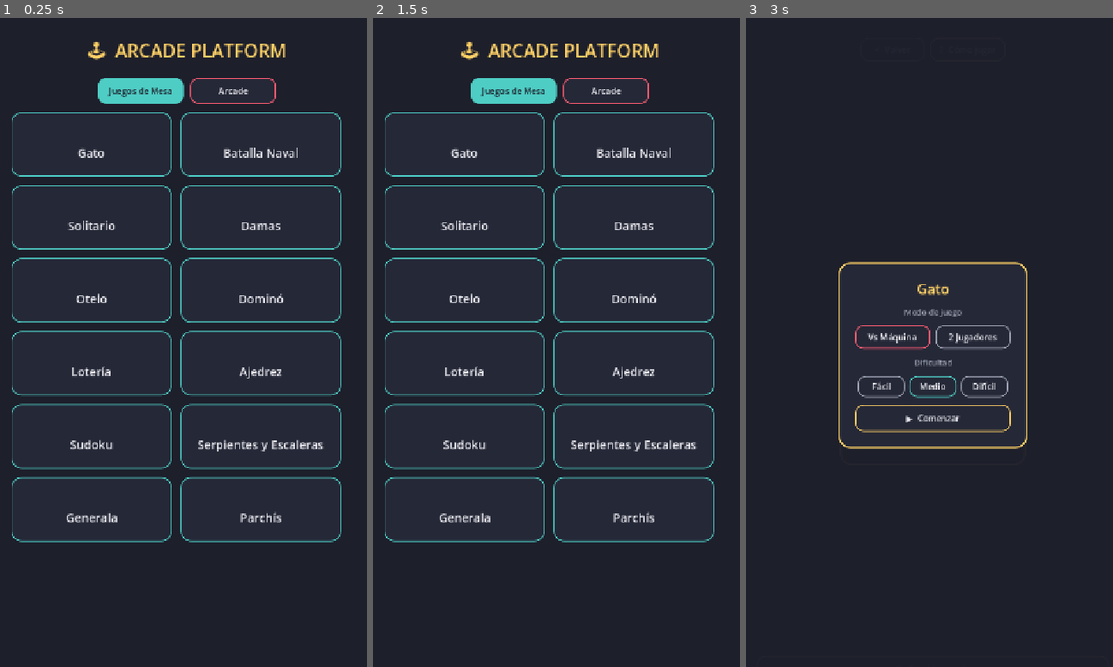
Above: before the commit, frames 1-3 (left to right).
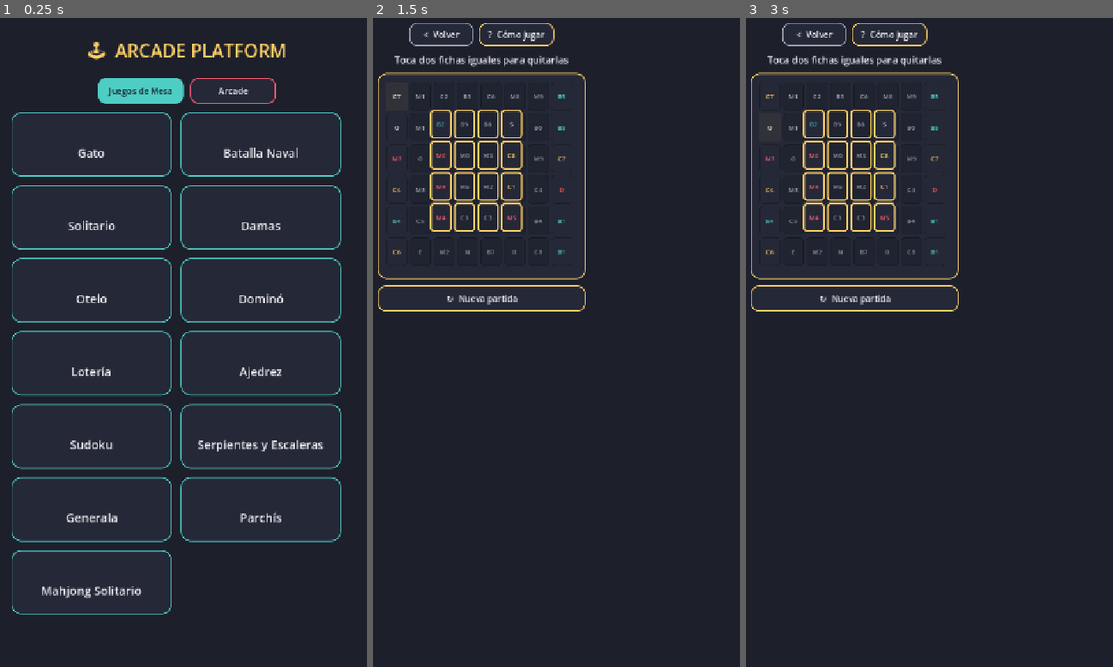
Above: after the commit, the same moments.

Repository: jfrodriguezva/Arcade
Game: Godot game, scene res://core/scenes/hub.tscn
The game is run twice, just before and just after one commit, with the same random seed, the same clock (stepped at 60 frames per second) and the same inputs.
Inputs (mouse positions are in pixels of both pictures, inside the frame that each line leads up to):
- Up to frame 1 (0.25 s): no input
- Up to frame 2 (1.5 s): click (464, 582) at 0.5 s, where only the run after the commit has a clickable "Mahjong Solitario"; click (398, 95) at 1.25 s, where only the run after the commit has a clickable "C7"
- Up to frame 3 (3 s): click (936, 95) at 2 s, where only the run after the commit has a clickable "B5"; click (771, 128) at 2.75 s, where only the run after the commit has a clickable "O"

The runs differ from the first frame. In frame 1, 0.5% of the frame differs, in the area x 3-47%, y 82-92%; in frame 2, 10%, in the area x 1-93%, y 0-81%; in frame 3, 6.2%.

Commit message:
Mahjong Solitario
Version de 2 capas (base 8x6 + capa elevada 4x4 en el centro) en vez
de la piramide completa de 5 niveles, para mantener la mecanica real
de "ficha cubierta / lado libre" sin la complejidad geometrica del
tablero clasico completo. 32 tipos de ficha (Bambu, Circulo,
Caracter 1-9, Vientos, Dragon Rojo) x2 copias = 64 fichas.

Una ficha se puede tomar si no tiene nada encima y al menos un lado
(izquierdo o derecho) esta libre. Detecta cuando ya no hay
movimientos posibles.

Logica de cobertura/apertura validada con pruebas automatizadas
antes de subir.

Co-Authored-By: Claude Sonnet 5 <noreply@anthropic.com>

Diff:
--- a/core/autoload/game_manager.gd
+++ b/core/autoload/game_manager.gd
@@ -88,6 +88,13 @@
 		"scene": "res://games/board/parchis/parchis.tscn",
 		"enabled": true,
 	},
+	{
+		"id": "mahjong",
+		"title": "Mahjong Solitario",
+		"category": "mesa",
+		"scene": "res://games/board/mahjong/mahjong.tscn",
+		"enabled": true,
+	},
 ]
 
 var current_game_id: String = ""
--- /dev/null
+++ b/games/board/mahjong/mahjong.gd
@@ -0,0 +1,271 @@
+extends Control
+## Mahjong Solitario (parejas). Dos capas: una base de 8x6 y una capa
+## elevada de 4x4 en el centro que la cubre. Una ficha se puede tomar
+## si no tiene nada encima y al menos uno de sus lados (izquierda o
+## derecha) está libre — igual que el Mahjong solitario clásico, en
+## versión de 2 niveles en vez de la pirámide completa de 5.
+
+const GAME_ID := "mahjong"
+const COLS := 8
+const ROWS := 6
+const CELL_W := 44
+const CELL_H := 58
+
+const KINDS := [
+	"Bambú 1", "Bambú 2", "Bambú 3", "Bambú 4", "Bambú 5", "Bambú 6", "Bambú 7", "Bambú 8", "Bambú 9",
+	"Círculo 1", "Círculo 2", "Círculo 3", "Círculo 4", "Círculo 5", "Círculo 6", "Círculo 7", "Círculo 8", "Círculo 9",
+	"Carácter 1", "Carácter 2", "Carácter 3", "Carácter 4", "Carácter 5", "Carácter 6", "Carácter 7", "Carácter 8", "Carácter 9",
+	"Norte", "Sur", "Este", "Oeste",
+	"Dragón Rojo",
+]
+
+const HELP_TEXT := "Encuentra y toca dos fichas iguales para quitarlas del tablero.
+
+Solo puedes tomar una ficha si:
+- No tiene otra ficha encima (las de la capa elevada, con borde amarillo, tapan a las de abajo).
+- Al menos uno de sus lados, izquierdo o derecho, está libre (sin ficha contigua en esa capa).
+
+Si te quedas sin movimientos posibles, toca 'Nueva partida'. Ganas cuando el tablero queda vacío."
+
+var tiles: Array = []
+var selected_index: int = -1
+var game_over: bool = false
+
+var status_label: Label
+var canvas: Control
+
+
+func _ready() -> void:
+	_build_ui()
+	_new_game()
+
+
+func _build_ui() -> void:
+	UIKit.apply_background(self)
+
+	var scroll := ScrollContainer.new()
+	scroll.set_anchors_preset(Control.PRESET_FULL_RECT)
+	add_child(scroll)
+
+	var margin := MarginContainer.new()
+	for side: String in ["margin_left", "margin_right", "margin_top", "margin_bottom"]:
+		margin.add_theme_constant_override(side, 20)
+	scroll.add_child(margin)
+
+	var vbox := VBoxContainer.new()
+	vbox.alignment = BoxContainer.ALIGNMENT_CENTER
+	vbox.add_theme_constant_override("separation", 12)
+	margin.add_child(vbox)
+
+	UIKit.build_toolbar(vbox, self, "Mahjong Solitario", HELP_TEXT)
+
+	status_label = UIKit.title_label("", 18, UIKit.COLOR_TEXT)
+	vbox.add_child(status_label)
+
+	var board_panel := PanelContainer.new()
+	board_panel.add_theme_stylebox_override("panel", UIKit.stylebox(UIKit.COLOR_PANEL, UIKit.COLOR_ACCENT_3, 16, 2))
+	var board_margin := MarginContainer.new()
+	for side: String in ["margin_left", "margin_right", "margin_top", "margin_bottom"]:
+		board_margin.add_theme_constant_override(side, 12)
+	board_panel.add_child(board_margin)
+
+	var center := CenterContainer.new()
+	vbox.add_child(center)
+	center.add_child(board_panel)
+
+	canvas = Control.new()
+	canvas.custom_minimum_size = Vector2(COLS * CELL_W + 8, ROWS * CELL_H + 8)
+	board_margin.add_child(canvas)
+
+	var restart_btn := Button.new()
+	restart_btn.text = "↻  Nueva partida"
+	restart_btn.custom_minimum_size = Vector2(200, 48)
+	UIKit.style_button(restart_btn, UIKit.COLOR_ACCENT_3)
+	restart_btn.pressed.connect(_new_game)
+	vbox.add_child(restart_btn)
+
+
+func _new_game() -> void:
+	var pool: Array = []
+	for k: String in KINDS:
+		pool.append(k)
+		pool.append(k)
+	pool.shuffle()
+
+	tiles = []
+	var idx := 0
+	for r in range(ROWS):
+		for c in range(COLS):
+			tiles.append({"kind": pool[idx], "layer": 0, "row": r, "col": c, "removed": false, "btn": null})
+			idx += 1
+	for r in range(1, 5):
+		for c in range(2, 6):
+			tiles.append({"kind": pool[idx], "layer": 1, "row": r, "col": c, "removed": false, "btn": null})
+			idx += 1
+
+	selected_index = -1
+	game_over = false
+	status_label.text = "Toca dos fichas iguales para quitarlas"
+	status_label.add_theme_color_override("font_color", UIKit.COLOR_TEXT)
+	_build_tile_buttons()
+	_redraw_all()
+
+
+func _build_tile_buttons() -> void:
+	for child: Node in canvas.get_children():
+		child.queue_free()
+
+	for i in range(tiles.size()):
+		var t: Dictionary = tiles[i]
+		var btn := Button.new()
+		var base_x: float = t["col"] * CELL_W
+		var base_y: float = t["row"] * CELL_H
+		if t["layer"] == 1:
+			btn.position = Vector2(base_x - 4, base_y - 4)
+			btn.size = Vector2(CELL_W - 4, CELL_H - 4)
+		else:
+			btn.position = Vector2(base_x + 2, base_y + 2)
+			btn.size = Vector2(CELL_W - 4, CELL_H - 4)
+		btn.add_theme_font_size_override("font_size", 12)
+		btn.pressed.connect(_on_tile_pressed.bind(i))
+		canvas.add_child(btn)
+		tiles[i]["btn"] = btn
+
+
+func _short_label(kind: String) -> String:
+	if kind.begins_with("Bambú"):
+		return "B" + kind.split(" ")[1]
+	if kind.begins_with("Círculo"):
+		return "C" + kind.split(" ")[1]
+	if kind.begins_with("Carácter"):
+		return "M" + kind.split(" ")[1]
+	if kind == "Dragón Rojo":
+		return "D"
+	return kind.substr(0, 1)
+
+
+func _suit_color(kind: String) -> Color:
+	if kind.begins_with("Bambú"):
+		return UIKit.COLOR_ACCENT_2
+	if kind.begins_with("Círculo"):
+		return UIKit.COLOR_ACCENT_3
+	if kind.begins_with("Carácter"):
+		return UIKit.COLOR_ACCENT
+	if kind == "Dragón Rojo":
+		return UIKit.COLOR_DANGER
+	return UIKit.COLOR_TEXT
+
+
+func _find_tile_index(layer: int, row: int, col: int) -> int:
+	for i in range(tiles.size()):
+		var t: Dictionary = tiles[i]
+		if t["layer"] == layer and t["row"] == row and t["col"] == col and not t["removed"]:
+			return i
+	return -1
+
+
+func _is_covered(i: int) -> bool:
+	var t: Dictionary = tiles[i]
+	if t["layer"] >= 1:
+		return false
+	return _find_tile_index(t["layer"] + 1, t["row"], t["col"]) != -1
+
+
+func _is_open(i: int) -> bool:
+	if tiles[i]["removed"] or _is_covered(i):
+		return false
+	var t: Dictionary = tiles[i]
+	var left_free: bool = _find_tile_index(t["layer"], t["row"], t["col"] - 1) == -1
+	var right_free: bool = _find_tile_index(t["layer"], t["row"], t["col"] + 1) == -1
+	return left_free or right_free
+
+
+func _redraw_all() -> void:
+	for i in range(tiles.size()):
+		var t: Dictionary = tiles[i]
+		var btn: Button = t["btn"]
+		if t["removed"]:
+			btn.visible = false
+			continue
+
+		btn.visible = true
+		btn.text = _short_label(t["kind"])
+
+		var open: bool = _is_open(i)
+		var is_selected: bool = i == selected_index
+		var border: Color = UIKit.COLOR_ACCENT_3 if (t["layer"] == 1) else Color(0, 0, 0, 0)
+		if is_selected:
+			border = UIKit.COLOR_TEXT
+		var bw: int = 3 if (is_selected or t["layer"] == 1) else 1
+
+		var bg: Color = UIKit.COLOR_PANEL if open else UIKit.COLOR_BG.lerp(UIKit.COLOR_PANEL, 0.4)
+		btn.add_theme_stylebox_override("normal", UIKit.stylebox(bg, border, 6, bw))
+		btn.add_theme_stylebox_override("disabled", UIKit.stylebox(bg, border, 6, bw))
+		btn.disabled = not open
+
+		var color: Color = _suit_color(t["kind"]) if open else UIKit.COLOR_TEXT_DIM
+		btn.add_theme_color_override("font_color", color)
+		btn.add_theme_color_override("font_disabled_color", color)
+
+
+func _on_tile_pressed(i: int) -> void:
+	if game_over or not _is_open(i):
+		return
+
+	if selected_index == -1:
+		selected_index = i
+		_redraw_all()
+		return
+
+	if selected_index == i:
+		selected_index = -1
+		_redraw_all()
+		return
+
+	if tiles[selected_index]["kind"] == tiles[i]["kind"]:
+		tiles[selected_index]["removed"] = true
+		tiles[i]["removed"] = true
+		selected_index = -1
+		_redraw_all()
+		_check_win()
+		if not game_over:
+			_check_stuck()
+	else:
+		selected_index = i
+		_redraw_all()
+
+
+func _has_moves() -> bool:
+	var open_kinds: Dictionary = {}
+	for i in range(tiles.size()):
+		if tiles[i]["removed"]:
+			continue
+		if _is_open(i):
+			var k: String = tiles[i]["kind"]
+			if open_kinds.has(k):
+				return true
+			open_kinds[k] = true
+	return false
+
+
+func _check_win() -> void:
+	for t: Dictionary in tiles:
+		if not t["removed"]:
+			return
+	game_over = true
+	status_label.text = "¡Completaste el tablero!"
+	status_label.add_theme_color_override("font_color", UIKit.COLOR_ACCENT_3)
+	_record_result()
+
+
+func _check_stuck() -> void:
+	if not _has_moves():
+		game_over = true
+		status_label.text = "Sin movimientos posibles. Toca 'Nueva partida'"
+		status_label.add_theme_color_override("font_color", UIKit.COLOR_DANGER)
+
+
+func _record_result() -> void:
+	var stats: Dictionary = SaveManager.get_game_data(GAME_ID)
+	stats["wins"] = stats.get("wins", 0) + 1
+	SaveManager.set_game_data(GAME_ID, stats)
--- /dev/null
+++ b/games/board/mahjong/mahjong.tscn
@@ -0,0 +1,12 @@
+[gd_scene load_steps=2 format=3]
+
+[ext_resource type="Script" path="res://games/board/mahjong/mahjong.gd" id="1"]
+
+[node name="Mahjong" type="Control"]
+layout_mode=3
+anchors_preset=15
+anchor_right=1.0
+anchor_bottom=1.0
+grow_horizontal=2
+grow_vertical=2
+script=ExtResource("1")
Not shown, added: games/board/mahjong/mahjong.gd.uid
